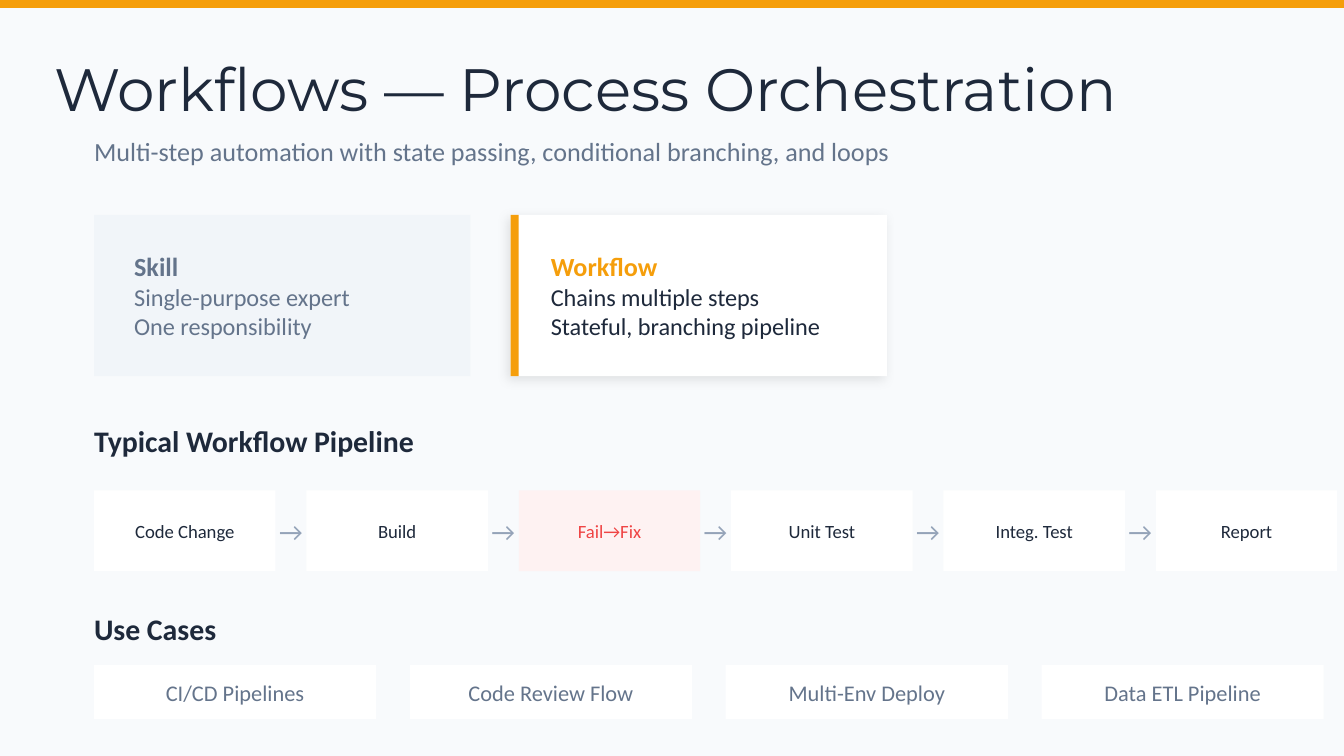
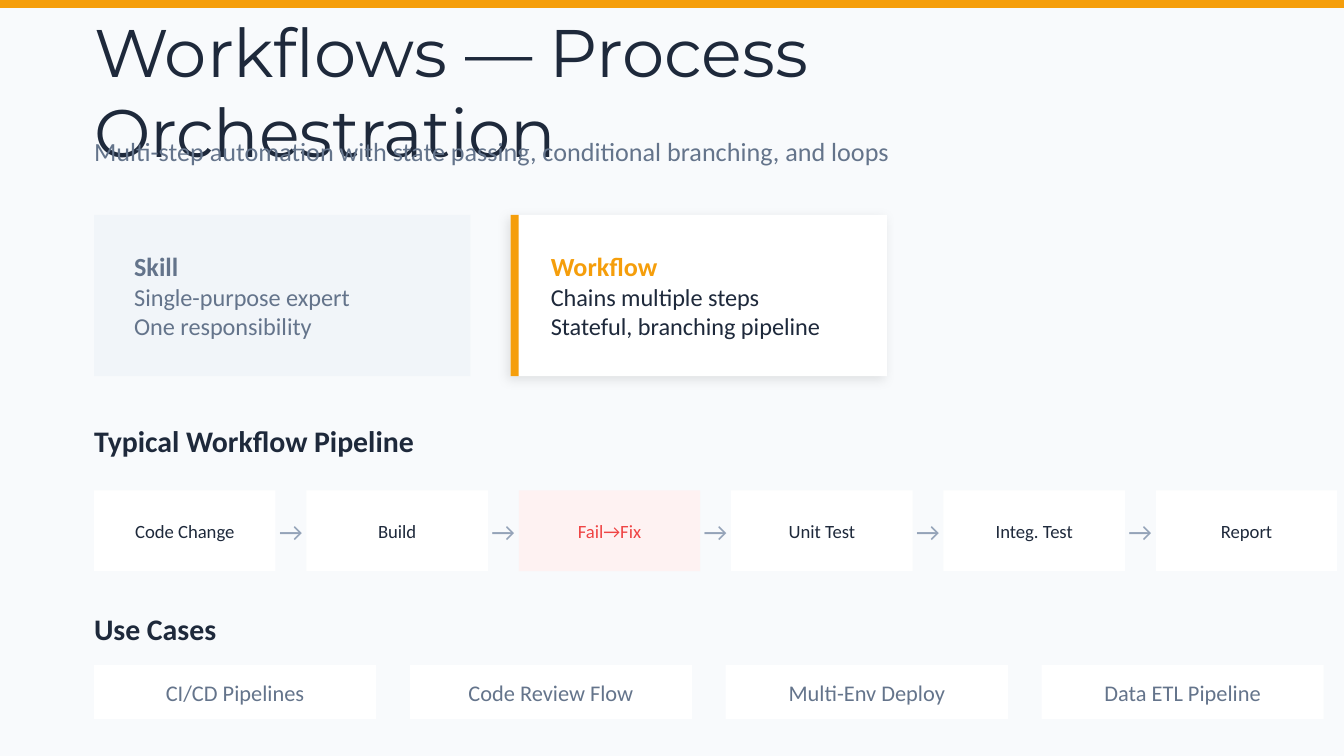
Before and after one commit to chenkunyuan/ai-tools-intro-sharing, a slide deck: slide 9 of AI_Getting_Started_with_AI_Tools.pptx. Drawn at 1344x756 pixels with LibreOffice and Linux fonts; fonts in the diff are those of the drawing. Boxes give left, top, right and bottom in pixels: in the first picture for what was removed or moved away, otherwise in the second. Text is boxed around its words. In the diff, an @@ line names an element or a change of style, - is before the commit and + after.

```diff
--- a/AI_Getting_Started_with_AI_Tools.pptx
+++ b/AI_Getting_Started_with_AI_Tools.pptx
@@ text "Workflows — Process Orchestration": place and size @@
-text "Workflows — Process Orchestration" at [54,66,1116,112]
+text "Workflows — Process Orchestration" at [94,27,808,166]
@@ text "Workflows — Process Orchestration" at [94,27,808,166]: size 32 to 36 pt @@
```
Also in this commit, not shown: 7 other slides changed, 8 other files.
